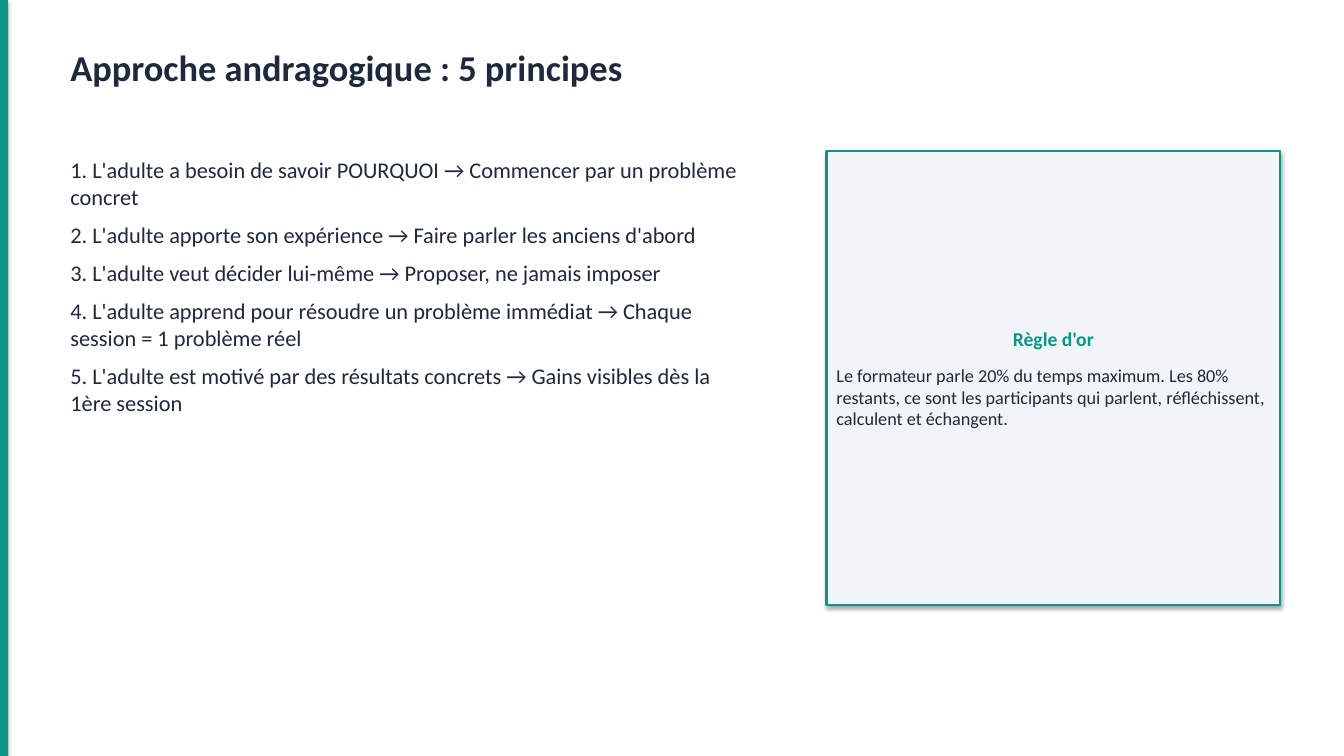
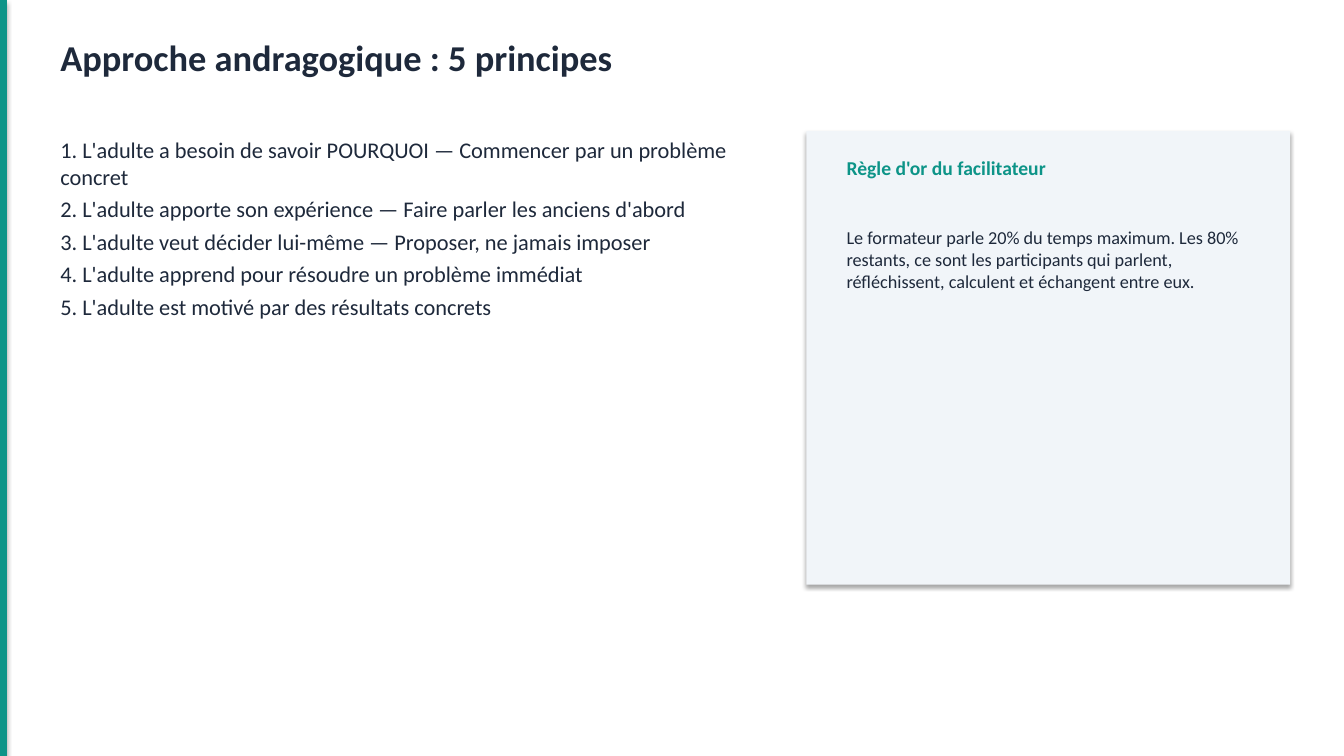
Before and after one commit to Louistatch/portefolio, a slide deck: slide 3 of TOF-FIN-01_Gestion_Financiere_Paysanne.pptx. Drawn at 1344x756 pixels with LibreOffice and Linux fonts; fonts in the diff are those of the drawing. Boxes give left, top, right and bottom in pixels: in the first picture for what was removed or moved away, otherwise in the second. Text is boxed around its words. In the diff, an @@ line names an element or a change of style, - is before the commit and + after.

```diff
--- a/TOF-FIN-01_Gestion_Financiere_Paysanne.pptx
+++ b/TOF-FIN-01_Gestion_Financiere_Paysanne.pptx
@@ text "Approche andragogique : 5 principes": place and size @@
-text "Approche andragogique : 5 principes" at [70, 55, 622, 87]
+text "Approche andragogique : 5 principes" at [60, 45, 612, 77]
@@ text at [60, 142, 727, 319]: text changed @@
-1. L'adulte a besoin de savoir POURQUOI → Commencer par un problème concret
-2. L'adulte apporte son expérience → Faire parler les anciens d'abord
-3. L'adulte veut décider lui-même → Proposer, ne jamais imposer
-4. L'adulte apprend pour résoudre un problème immédiat → Chaque session = 1 problème réel
-5. L'adulte est motivé par des résultats concrets → Gains visibles dès la 1ère session
+1. L'adulte a besoin de savoir POURQUOI — Commencer par un problème concret
+2. L'adulte apporte son expérience — Faire parler les anciens d'abord
+3. L'adulte veut décider lui-même — Proposer, ne jamais imposer
+4. L'adulte apprend pour résoudre un problème immédiat
+5. L'adulte est motivé par des résultats concrets
@@ rectangle added at [807, 131, 1291, 585], fill #F1F5F9 @@
@@ text added at [847, 161, 1045, 179], 14 pt, text #0D9488, bold @@
+Règle d'or du facilitateur
@@ text "Le formateur parle 20% du ...": place and size @@
-text "Le formateur parle 20% du ..." at [827, 151, 1280, 605]
+text "Le formateur parle 20% du ..." at [847, 231, 1238, 291]
@@ text "Le formateur parle 20% du ..." at [847, 231, 1238, 291]: vertical alignment middle to top; fill #F1F5F9 to none; outline #0D9488 1.5 pt to none; shadow off @@
@@ text at [847, 231, 1238, 291]: text changed @@
-Règle d'or
-Le formateur parle 20% du temps maximum. Les 80% restants, ce sont les participants qui parlent, réfléchissent, calculent et échangent.
+Le formateur parle 20% du temps maximum. Les 80% restants, ce sont les participants qui parlent, réfléchissent, calculent et échangent entre eux.
```
Also in this commit, not shown: 47 other slides changed, 1 slide removed, 1 other file.
